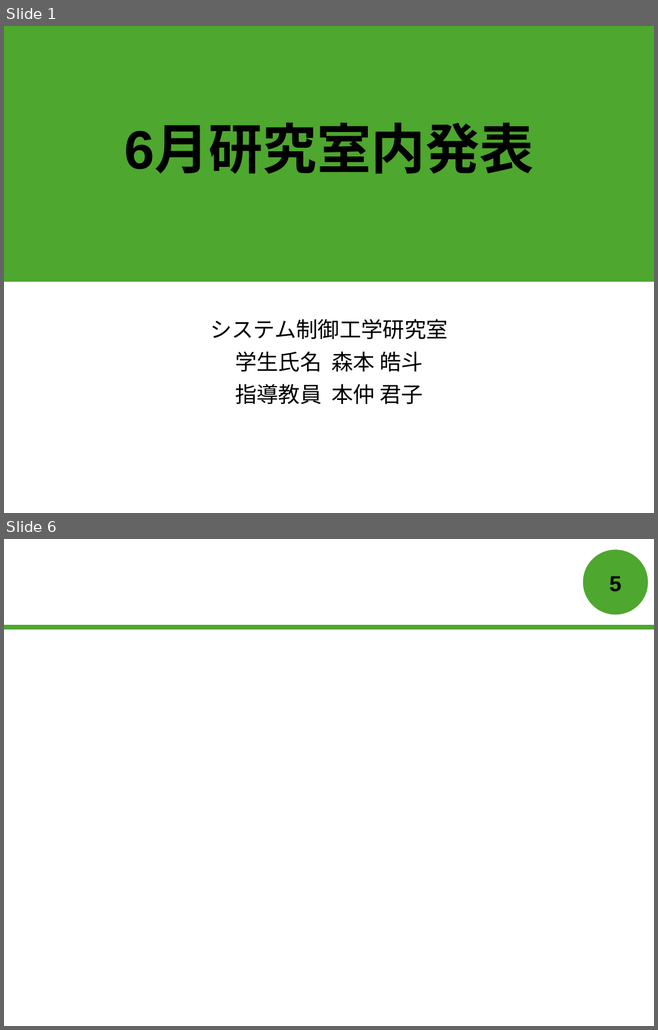
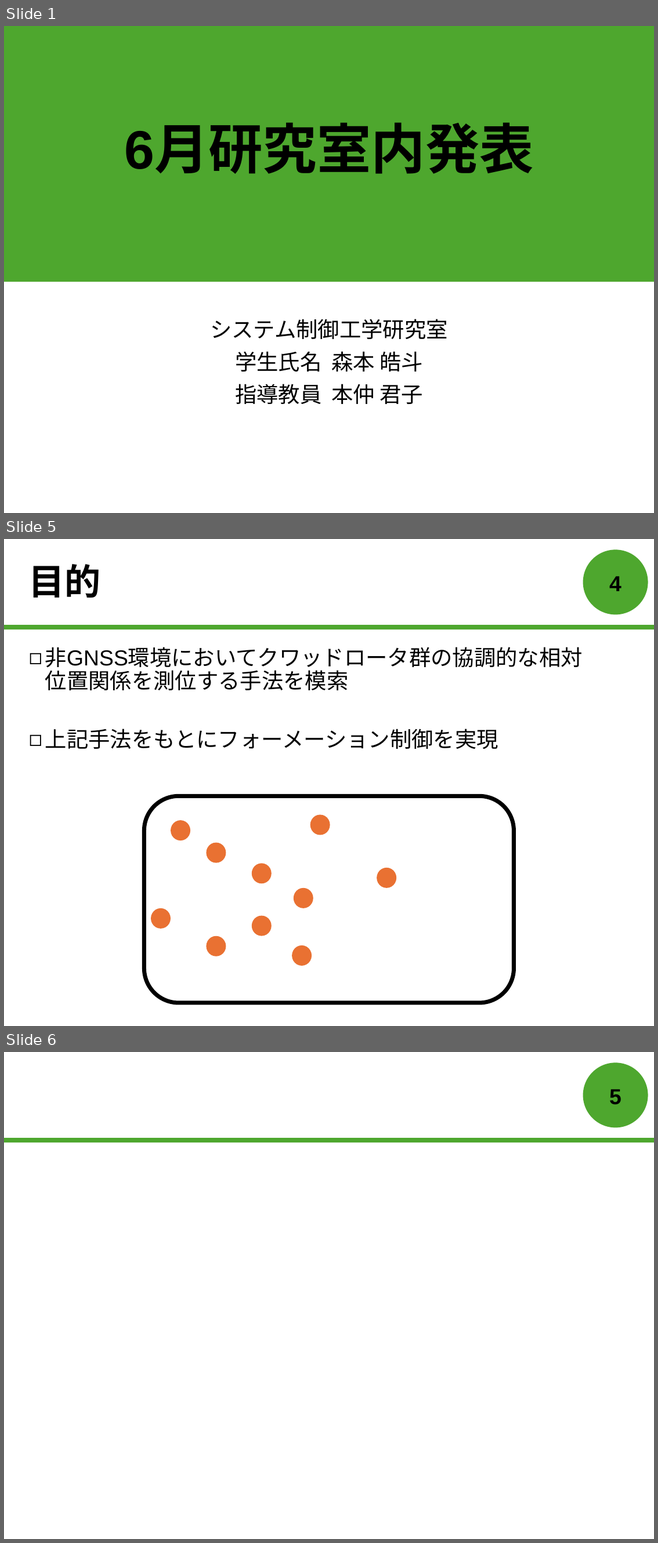
Before and after one commit to forest-book/MatlabLOSFormation, a slide deck: 森本皓斗.pptx. Shown one above the other, each under a label of ours: slides 1 and 6 before the commit, slides 1, 5 and 6 after it; the slides between them are not shown. The pictures are 658x1030 and 658x1543 pixels, drawn with LibreOffice and Linux fonts; fonts in the diff are those of the drawing. Boxes give left, top, right and bottom in pixels: in the first picture for what was removed or moved away, otherwise in the second. Text is boxed around its words. In the diff, an @@ line names an element or a change of style, - is before the commit and + after.

```diff
--- a/森本皓斗.pptx
+++ b/森本皓斗.pptx
@@ slide 5 added at [4,539,654,1026], background #FFFFFF; not listed: 2 template elements that a slide beside it also shows @@
@@ title added at [29,564,101,598], 40 pt, text #000000, bold @@
+目的
@@ page number added at [609,576,621,591], 24 pt, text #000000, bold @@
+4
@@ text added at [45,647,582,749], 24 pt, text #000000 @@
+◻ 非GNSS環境においてクワッドロータ群の協調的な相対
+  位置関係を測位する手法を模索
+◻ 上記手法をもとにフォーメーション制御を実現
@@ rounded rectangle added at [144,797,514,1003], outline #000000 4.5 pt @@
@@ ellipse added at [310,815,329,835], fill #E97132 @@
@@ ellipse added at [170,820,190,841], fill #E97132 @@
@@ group added at [206,842,313,956]: 5 ellipses @@
@@ ellipse added at [376,868,396,888], fill #E97132 @@
@@ ellipse added at [151,908,170,929], fill #E97132 @@
@@ ellipse added at [292,946,311,966], fill #E97132 @@
```
Also in this commit, not shown: 3 slides changed, 1 slide removed.
